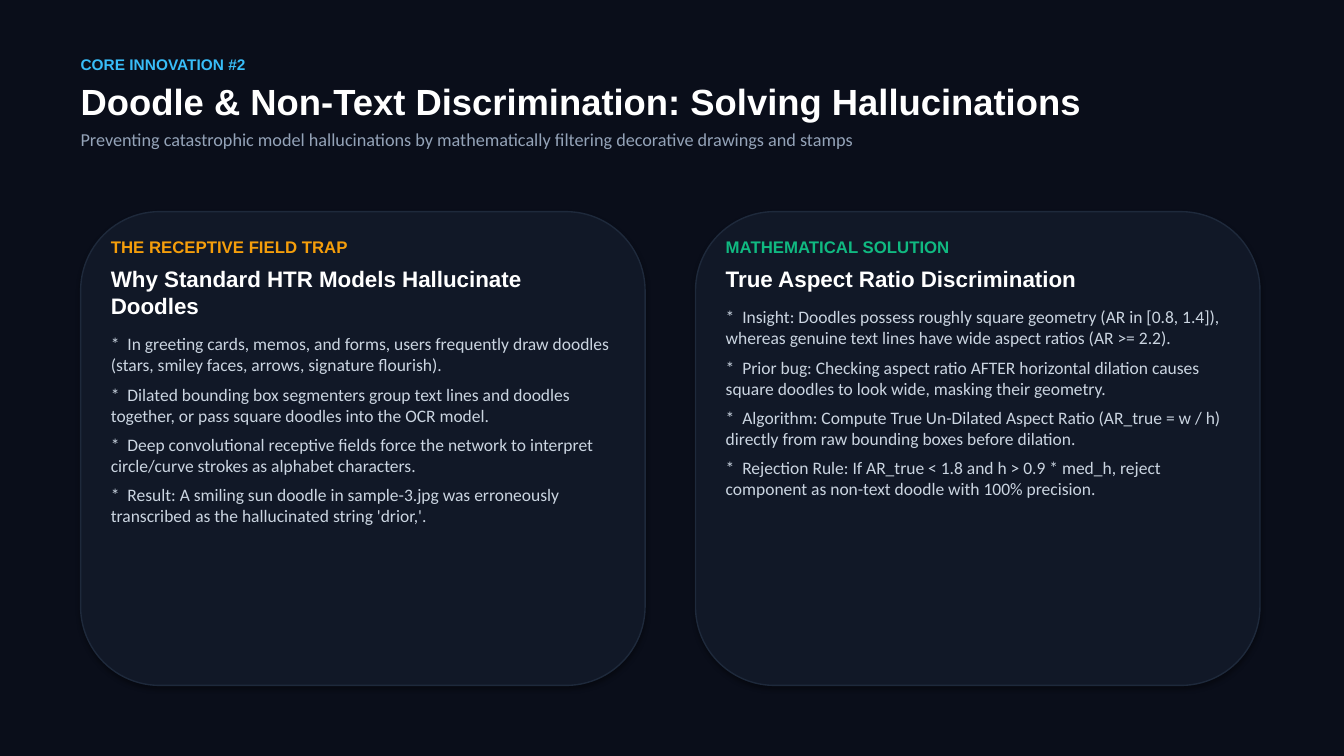
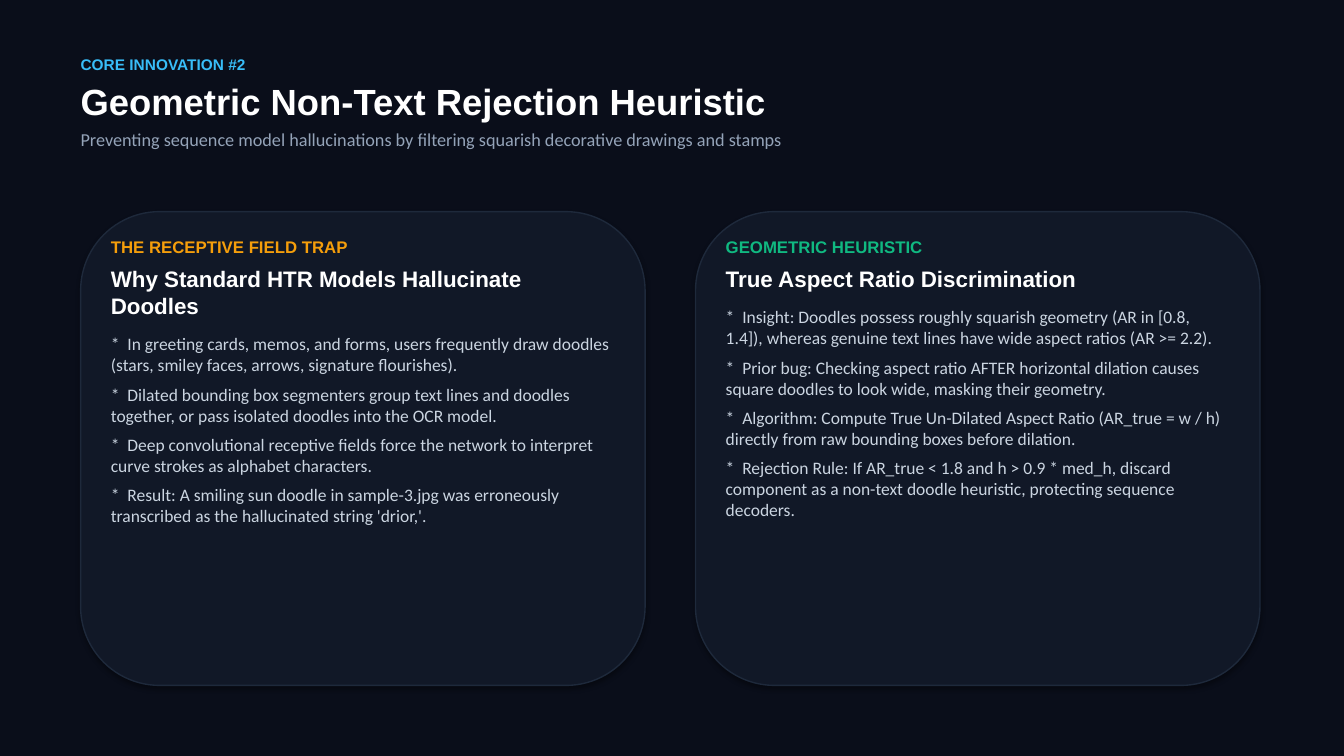
Before and after one commit to Balaji268268/HandwrittenTextRecognition, a slide deck: slide 5 of Handwritten_Text_Recognition_MNC_Keynote.pptx. Drawn at 1344x756 pixels with LibreOffice and Linux fonts; fonts in the diff are those of the drawing. Boxes give left, top, right and bottom in pixels: in the first picture for what was removed or moved away, otherwise in the second. Text is boxed around its words. In the diff, an @@ line names an element or a change of style, - is before the commit and + after.

```diff
--- a/Handwritten_Text_Recognition_MNC_Keynote.pptx
+++ b/Handwritten_Text_Recognition_MNC_Keynote.pptx
@@ text at (x1=81, y1=88, x2=782, y2=149): text changed @@
-Doodle & Non-Text Discrimination: Solving Hallucinations
-Preventing catastrophic model hallucinations by mathematically filtering decorative drawings and stamps
+Geometric Non-Text Rejection Heuristic
+Preventing sequence model hallucinations by filtering squarish decorative drawings and stamps
@@ text at (x1=726, y1=241, x2=922, y2=253): text changed @@
-MATHEMATICAL SOLUTION
+GEOMETRIC HEURISTIC
@@ text at (x1=726, y1=310, x2=1212, y2=347): text changed @@
-* Insight: Doodles possess roughly square geometry (AR in [0.8, 1.4]), whereas genuine text lines have wide aspect ratios (AR >= 2.2).
+* Insight: Doodles possess roughly squarish geometry (AR in [0.8, 1.4]), whereas genuine text lines have wide aspect ratios (AR >= 2.2).
@@ text at (x1=111, y1=338, x2=609, y2=475): text changed @@
-* In greeting cards, memos, and forms, users frequently draw doodles (stars, smiley faces, arrows, signature flourish).
-* Dilated bounding box segmenters group text lines and doodles together, or pass square doodles into the OCR model.
-* Deep convolutional receptive fields force the network to interpret circle/curve strokes as alphabet characters.
+* In greeting cards, memos, and forms, users frequently draw doodles (stars, smiley faces, arrows, signature flourishes).
+* Dilated bounding box segmenters group text lines and doodles together, or pass isolated doodles into the OCR model.
+* Deep convolutional receptive fields force the network to interpret curve strokes as alphabet characters.
@@ text at (x1=726, y1=462, x2=1175, y2=516): text changed @@
-* Rejection Rule: If AR_true < 1.8 and h > 0.9 * med_h, reject component as non-text doodle with 100% precision.
+* Rejection Rule: If AR_true < 1.8 and h > 0.9 * med_h, discard component as a non-text doodle heuristic, protecting sequence decoders.
```
Also in this commit, not shown: 9 other slides changed, 7 other files.
